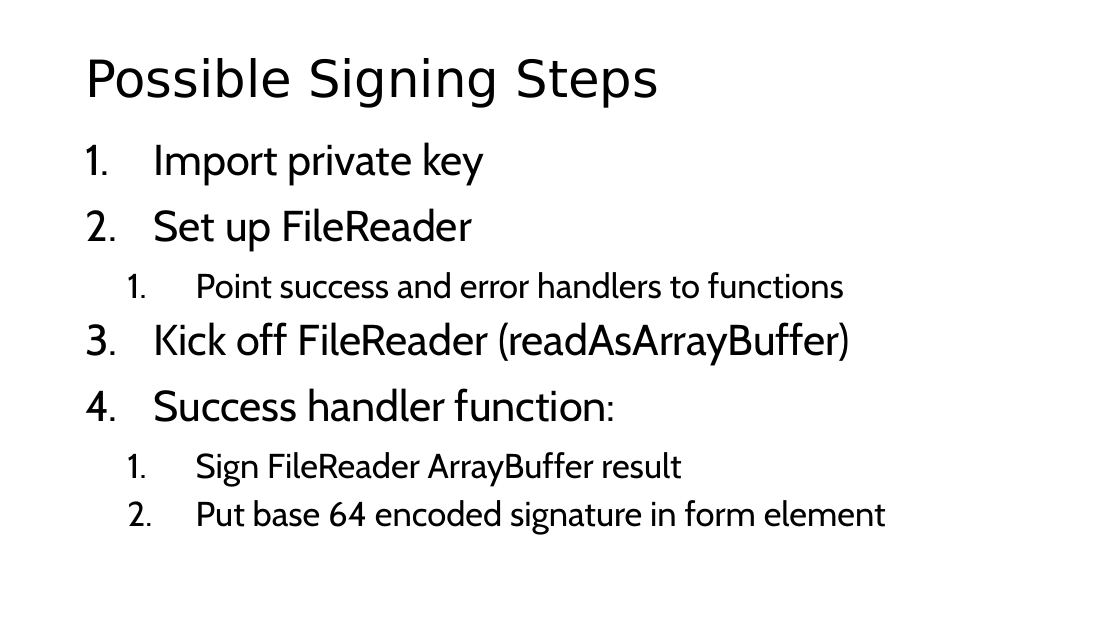
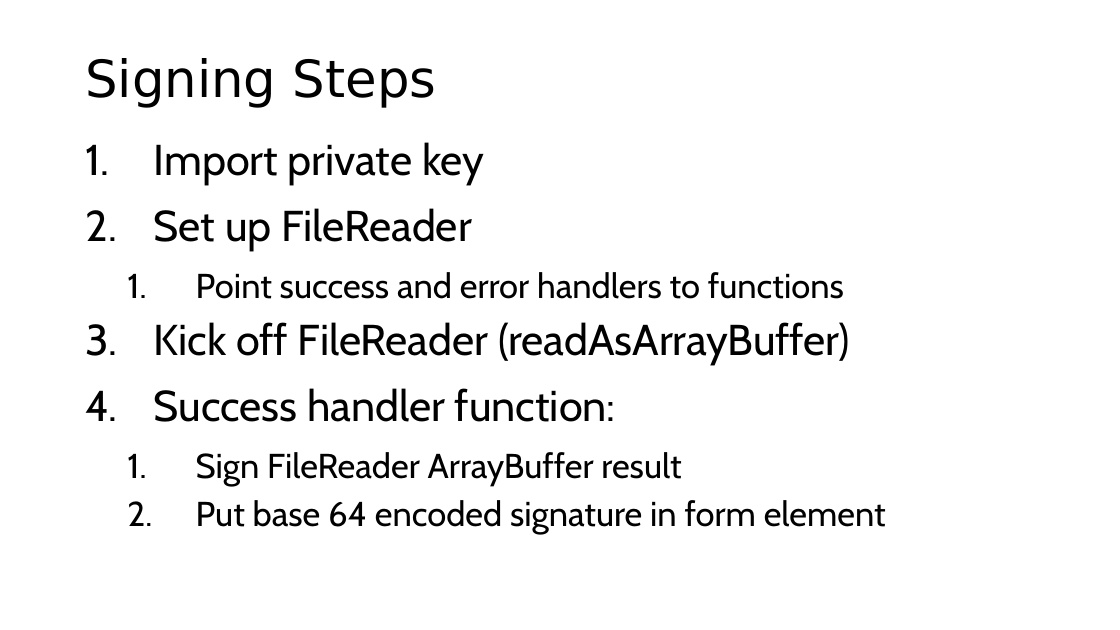
Before and after one commit to engelke/fluent2016, a slide deck: slide 90 of Web Cryptography Workshop.pptx. Drawn at 1120x630 pixels with LibreOffice and Linux fonts; fonts in the diff are those of the drawing; background and template pictures are left out. Boxes give left, top, right and bottom in pixels: in the first picture for what was removed or moved away, otherwise in the second. Text is boxed around its words. In the diff, an @@ line names an element or a change of style, - is before the commit and + after.

```diff
--- a/Web Cryptography Workshop.pptx
+++ b/Web Cryptography Workshop.pptx
@@ title at box(85, 58, 436, 108): text changed @@
-Possible Signing Steps
+Signing Steps
```
Also in this commit, not shown: 2 other slides changed, 1 slide added, 2 other files.
